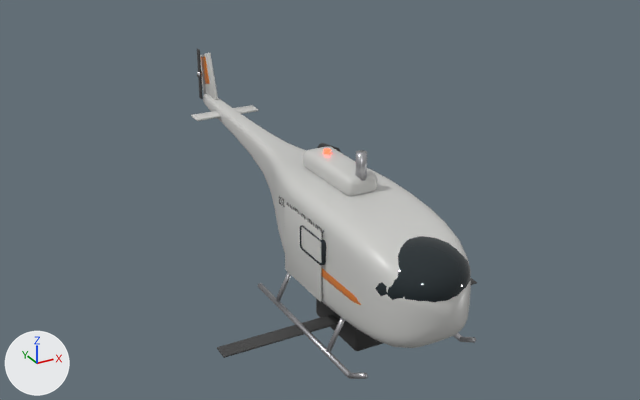
The glTF model island/assets/props/heli.glb: old version first, new version second.
Rendered twice from a 50 mm lens placed at (-6.87, -11.25, 7.89), pointed at (-0.18, 0.92, 1.8). Lighting does not change. The marker at lower left points along +X, +Y and +Z. The older version comes first. Where no turn or scale is listed for an object, it has been applied to the vertices. Vertices at exactly the same position are counted once.

Names of what the first picture shows: 'heli_body', 'heli_rotor', 'heli_tail'.
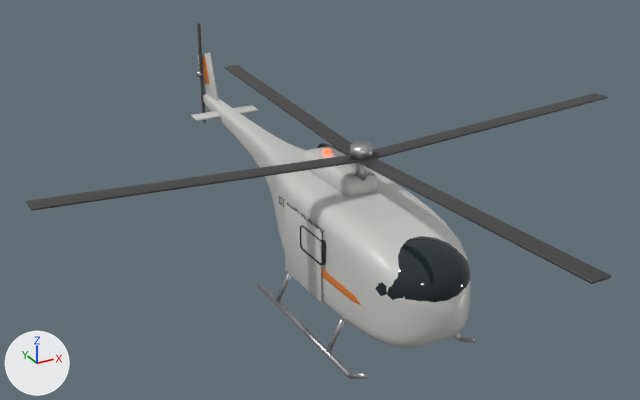
Where the newer file only moved an object's origin or applied its transform, the numbers keep the older frame.

The change, as a diff of the scene's bpy script:
```diff
--- a/island/assets/props/heli.glb.py
+++ b/island/assets/props/heli.glb.py
@@ me_fuselage_001 @@
 # used by ob_heli_body; location = (0.0, 2.12, 1.45)
-me_fuselage_001.from_pydata(...)  # 5258 vertices, 10328 faces; spans x -1.09..1.09, y -4.66..4.66, z -1.73..1.73
+me_fuselage_001.from_pydata(...)  # 5204 vertices, 10224 faces; spans x -1.09..1.09, y -4.66..4.66, z -1.45..1.73
+# me_fuselage_001 part 1: the loose piece of 56 vertices spanning x -0.4..0.4, y -2.82..-1.42, z -1.73..-1.18 is deleted
+# other edits to the shape of me_fuselage_001 do not show in these pictures
 me_fuselage_001.materials.append(mat_heli_paint)
@@ me_hub @@
 # used by ob_heli_rotor; location = (0.0, 0.0, 0.0); scale = (2.5, 2.5, 2.5)
-me_hub.from_pydata(...)  # 88 vertices, 168 faces; spans x -1.0..1.0, y -0.07..0.07, z -0.04..0.04
+me_hub.from_pydata(...)  # 256 vertices, 492 faces; spans x -1.0..1.0, y -1.0..1.0, z -0.03..0.03
+# me_hub part 2: a new loose piece, a 16-sided cylinder along z spanning x -0.035..0.035, y -0.035..0.035, z -0.022..0.014, in mat_heli_metal (light grey #bcbcbf)
+# me_hub part 3: the loose piece of 56 vertices spanning x -1.0..1.0, y -0.06..0.06, z -0.01..0.01 is turned -3 degrees about the y axis through its middle and scaled by 0.49, then moved by (0.51, 0.0, 0.0)
+# me_hub part 4: the loose piece of 56 vertices spanning x -1.0..1.0, y -0.06..0.06, z -0.01..0.01 is copied, and the copy is multiplied about its middle by the matrix ((0.0, -0.49, 0.0), (0.489, 0.0, -0.026), (0.026, 0.0, 0.489)), then moved by (0.0, 0.51, 0.0); it spans x -0.03..0.03, y 0.02..1.0, z -0.03..0.03
+# me_hub part 5: the loose piece of 56 vertices spanning x -1.0..1.0, y -0.06..0.06, z -0.01..0.01 is copied, and the copy is multiplied about its middle by the matrix ((-0.489, 0.0, 0.026), (0.0, -0.49, 0.0), (0.026, 0.0, 0.489)), then moved by (-0.51, 0.0, 0.0); it spans x -1.0..-0.02, y -0.03..0.03, z -0.03..0.03
+# me_hub part 6: the loose piece of 56 vertices spanning x -1.0..1.0, y -0.06..0.06, z -0.01..0.01 is copied, and the copy is multiplied about its middle by the matrix ((0.0, 0.49, 0.0), (-0.489, 0.0, 0.026), (0.026, 0.0, 0.489)), then moved by (0.0, -0.51, 0.0); it spans x -0.03..0.03, y -1.0..-0.02, z -0.03..0.03
+# other edits to the shape of me_hub do not show in these pictures
 me_hub.materials.append(mat_heli_metal)
@@ ob_heli_rotor @@
 ob_heli_rotor = bpy.data.objects.new('heli_rotor', me_hub)
-ob_heli_rotor.location = (0.0, 0.0, 0.0)
-ob_heli_rotor.scale = (2.5, 2.5, 2.5)
+ob_heli_rotor.location = (0.0, -0.1, 3.02)
+ob_heli_rotor.scale = (5.1, 5.1, 5.1)
@@ ob_heli_tail @@
 ob_heli_tail.location = (-0.12, 6.45, 2.65)
-ob_heli_tail.scale = (0.55, 0.55, 0.55)
+ob_heli_tail.scale = (1.1, 1.1, 1.1)
```

Location of each change, (x1, y1, x2, y2) in pixels of the pictures (640 x 400 px; the box of a moved part takes in the faces that stretch with it):
'heli_rotor', reshaped, moved, rescaled (125% wider, 172% taller)
    before: (217, 278, 477, 358)
    after: (26, 65, 612, 284)
'heli_tail', rescaled (43% wider, 98% taller)
    before: (197, 49, 203, 99)
    after: (197, 23, 206, 123)
part 1 of me_fuselage_001, deleted
    before: (316, 298, 383, 351)
part 2 of me_hub, added
    after: (350, 142, 373, 160)
part 3 of me_hub, moved or reshaped
    before: (217, 278, 477, 358)
    after: (373, 93, 608, 159)
part 4 of me_hub, added
    after: (224, 65, 352, 155)
part 5 of me_hub, added
    after: (26, 155, 359, 211)
part 6 of me_hub, added
    after: (358, 157, 612, 284)
